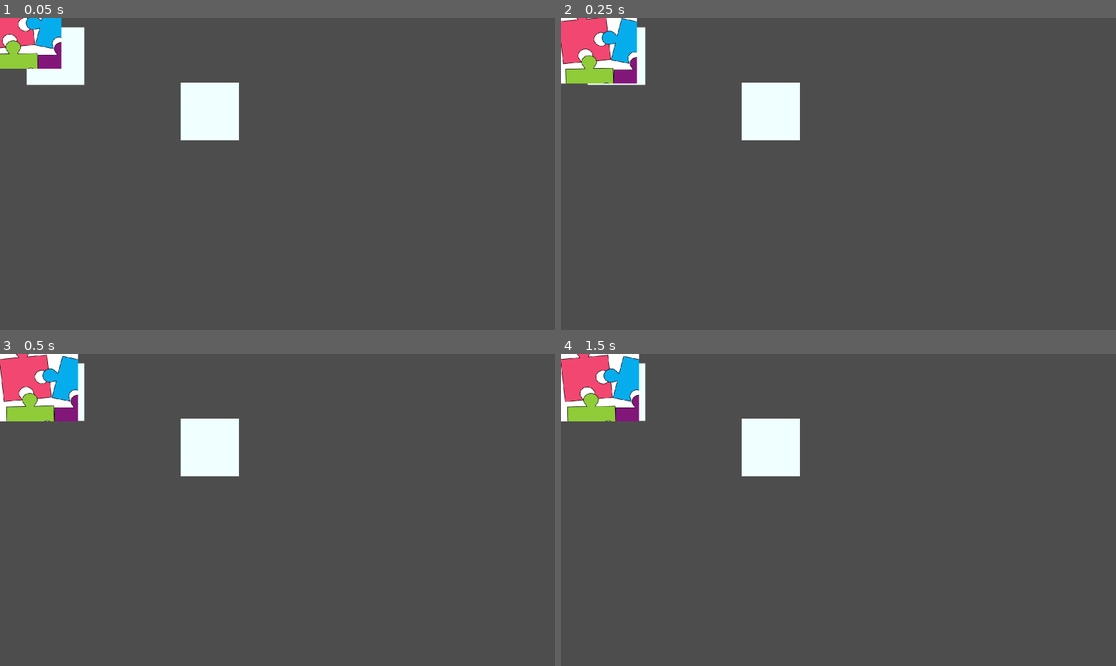
Above: before the commit, frames 1-4 (two rows, left to right).
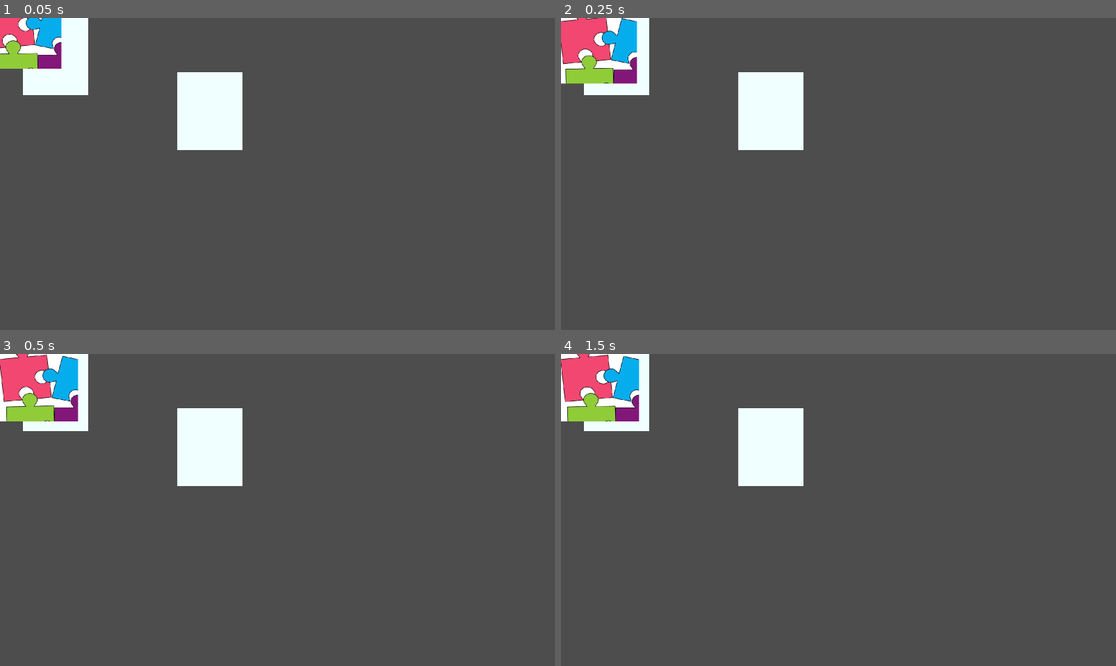
Above: after the commit, the same moments.

Repository: nadiadecar/WomensGameJam2023
Game: Godot game, scene res://Escenas/puzzle_entradas.tscn
Same seed, same stepped clock (60 frames per second), same inputs: the game is played once before the commit and once after it. The project has no main scene, so this scene is started directly.
Inputs (mouse positions are in pixels of both pictures, inside the frame that each line leads up to):
- Up to frame 1 (0.05 s): no input
- Up to frame 2 (0.25 s): no input
- Up to frame 3 (0.5 s): no input
- Up to frame 4 (1.5 s): move the mouse to (588, 382) at 0.52 s; click (588, 382) at 0.6 s; tap Enter at 1.25 s; move the mouse to (727, 525) at 1.27 s; click (727, 525) at 1.35 s

The runs differ from the first frame. In frame 1, 1.7% of the frame differs, in the area x 4-44%, y 0-43%; in frame 2, 1.6%; in frame 3, 1.6%; in frame 4, 1.6%.

Commit message:
Se avanza en la escena 3

Diff:
--- a/Escenas/celular.tscn
+++ b/Escenas/celular.tscn
@@ -1,6 +1,6 @@
 [gd_scene load_steps=2 format=3 uid="uid://khioykstqlgd"]
 
-[ext_resource type="Texture2D" uid="uid://bb72lg8xcicwo" path="res://Assets/Celular.png" id="1_mxoyn"]
+[ext_resource type="Texture2D" uid="uid://bb72lg8xcicwo" path="res://Assets/margaritas-celular/Celular.png" id="1_mxoyn"]
 
 [node name="celular" type="Node2D"]
 
--- /dev/null
+++ b/Escenas/cosas_cajas.tscn
@@ -0,0 +1,50 @@
+[gd_scene load_steps=11 format=3 uid="uid://frro8w5pvbh4"]
+
+[ext_resource type="Texture2D" uid="uid://dck32aqcscple" path="res://Assets/cajas-cosas/Fondo Escena 3.png" id="1_0s5t4"]
+[ext_resource type="Script" path="res://Scripts/cosas_cajas_escena.gd" id="1_pkemu"]
+[ext_resource type="PackedScene" uid="uid://db35o1uhxnw3h" path="res://Escenas/drop_zone_cajas.tscn" id="3_3ivpr"]
+[ext_resource type="PackedScene" uid="uid://cbobtrx8b88ug" path="res://Escenas/objetos-cajas/caja_vacia.tscn" id="4_gl4ou"]
+[ext_resource type="PackedScene" uid="uid://b2iv5fqgjqqvt" path="res://Escenas/objetos-cajas/acuarelas.tscn" id="4_grcwr"]
+[ext_resource type="PackedScene" uid="uid://cltud731uypp0" path="res://Escenas/objetos-cajas/afiche.tscn" id="5_a7buk"]
+[ext_resource type="PackedScene" uid="uid://c3krl5r62nyx7" path="res://Escenas/objetos-cajas/baquetas.tscn" id="6_5yudl"]
+[ext_resource type="PackedScene" uid="uid://cb4cpsao4gpoe" path="res://Escenas/objetos-cajas/libros.tscn" id="7_15j5q"]
+[ext_resource type="PackedScene" uid="uid://ecgfw7g0xh4j" path="res://Escenas/objetos-cajas/planta.tscn" id="8_nedrg"]
+[ext_resource type="PackedScene" uid="uid://bxospbnl0m664" path="res://Escenas/objetos-cajas/totoro.tscn" id="9_arntd"]
+
+[node name="cosas_cajas" type="Node2D"]
+scale = Vector2(1.01389, 1)
+script = ExtResource("1_pkemu")
+
+[node name="FondoEscena3" type="Sprite2D" parent="."]
+position = Vector2(948, 540)
+texture = ExtResource("1_0s5t4")
+
+[node name="ZonaCajaJade" parent="." groups=["jade"] instance=ExtResource("3_3ivpr")]
+position = Vector2(616.438, 378)
+
+[node name="ZonaCajaNoa" parent="." groups=["noa"] instance=ExtResource("3_3ivpr")]
+position = Vector2(1279.89, 378)
+
+[node name="CajaNoa" parent="." groups=["noa"] instance=ExtResource("4_gl4ou")]
+position = Vector2(1280.22, 379)
+
+[node name="CajaJade" parent="." groups=["jade"] instance=ExtResource("4_gl4ou")]
+position = Vector2(619.397, 380)
+
+[node name="acuarelas" parent="." groups=["noa", "noa_objetos"] instance=ExtResource("4_grcwr")]
+position = Vector2(1725.04, 574)
+
+[node name="afiche" parent="." groups=["noa", "noa_objetos"] instance=ExtResource("5_a7buk")]
+position = Vector2(1224.98, 856)
+
+[node name="baquetas" parent="." groups=["jade", "jade_objetos"] instance=ExtResource("6_5yudl")]
+position = Vector2(206.137, 695)
+
+[node name="libros" parent="." groups=["jade", "jade_objetos"] instance=ExtResource("7_15j5q")]
+position = Vector2(141.041, 451)
+
+[node name="planta" parent="." groups=["noa", "noa_objetos"] instance=ExtResource("8_nedrg")]
+position = Vector2(1712.22, 216)
+
+[node name="totoro" parent="." groups=["jade", "jade_objetos"] instance=ExtResource("9_arntd")]
+position = Vector2(163.726, 181)
--- a/Escenas/margarita_celular.tscn
+++ b/Escenas/margarita_celular.tscn
@@ -1,8 +1,8 @@
 [gd_scene load_steps=5 format=3 uid="uid://bg3m8he3bo8pw"]
 
-[ext_resource type="Texture2D" uid="uid://cpcyltfuixrtu" path="res://Assets/Fondo Escena 2.png" id="1_s4etf"]
+[ext_resource type="Texture2D" uid="uid://cpcyltfuixrtu" path="res://Assets/margaritas-celular/Fondo Escena 2.png" id="1_s4etf"]
 [ext_resource type="PackedScene" uid="uid://khioykstqlgd" path="res://Escenas/celular.tscn" id="2_eodpg"]
-[ext_resource type="Texture2D" uid="uid://dx7n08ks5k3ov" path="res://Assets/Margarita sin petalos.png" id="3_1c5ra"]
+[ext_resource type="Texture2D" uid="uid://dx7n08ks5k3ov" path="res://Assets/margaritas-celular/Margarita sin petalos.png" id="3_1c5ra"]
 [ext_resource type="PackedScene" uid="uid://dicdh73k045ud" path="res://Escenas/petalo.tscn" id="4_6eb1b"]
 
 [node name="margarita_celular" type="Node2D"]
--- /dev/null
+++ b/Escenas/objetos-cajas/acuarelas.tscn
@@ -0,0 +1,23 @@
+[gd_scene load_steps=4 format=3 uid="uid://b2iv5fqgjqqvt"]
+
+[ext_resource type="Texture2D" uid="uid://pkb8l3nm2qvi" path="res://Assets/cajas-cosas/Acuarelas.png" id="1_kqdnu"]
+[ext_resource type="Script" path="res://Scripts/objetos-cajas.gd" id="1_ll8a7"]
+
+[sub_resource type="RectangleShape2D" id="RectangleShape2D_6cfwm"]
+size = Vector2(207.779, 147.732)
+
+[node name="acuarelas" type="Node2D"]
+script = ExtResource("1_ll8a7")
+
+[node name="Acuarelas" type="Sprite2D" parent="."]
+position = Vector2(-1, 0)
+texture = ExtResource("1_kqdnu")
+
+[node name="Area2D" type="Area2D" parent="."]
+
+[node name="CollisionShape2D" type="CollisionShape2D" parent="Area2D"]
+position = Vector2(-17.0021, 1.50443)
+rotation = -0.349066
+shape = SubResource("RectangleShape2D_6cfwm")
+
+[connection signal="input_event" from="Area2D" to="." method="_on_area_2d_input_event"]
--- /dev/null
+++ b/Escenas/objetos-cajas/afiche.tscn
@@ -0,0 +1,21 @@
+[gd_scene load_steps=4 format=3 uid="uid://cltud731uypp0"]
+
+[ext_resource type="Script" path="res://Scripts/objetos-cajas.gd" id="1_upjk5"]
+[ext_resource type="Texture2D" uid="uid://dklx052qrdywv" path="res://Assets/cajas-cosas/Afiche peli.png" id="2_yp0th"]
+
+[sub_resource type="RectangleShape2D" id="RectangleShape2D_0f7tx"]
+size = Vector2(178, 247)
+
+[node name="afiche" type="Node2D"]
+script = ExtResource("1_upjk5")
+
+[node name="AfichePeli" type="Sprite2D" parent="."]
+texture = ExtResource("2_yp0th")
+
+[node name="Area2D" type="Area2D" parent="."]
+
+[node name="CollisionShape2D" type="CollisionShape2D" parent="Area2D"]
+position = Vector2(0, -1.5)
+shape = SubResource("RectangleShape2D_0f7tx")
+
+[connection signal="input_event" from="Area2D" to="." method="_on_area_2d_input_event"]
--- /dev/null
+++ b/Escenas/objetos-cajas/baquetas.tscn
@@ -0,0 +1,22 @@
+[gd_scene load_steps=4 format=3 uid="uid://c3krl5r62nyx7"]
+
+[ext_resource type="Texture2D" uid="uid://biaw6640mbci1" path="res://Assets/cajas-cosas/Baquetas bateria.png" id="1_1rll1"]
+[ext_resource type="Script" path="res://Scripts/objetos-cajas.gd" id="1_45sd8"]
+
+[sub_resource type="RectangleShape2D" id="RectangleShape2D_hwk4j"]
+size = Vector2(33.2283, 340.125)
+
+[node name="baquetas" type="Node2D"]
+script = ExtResource("1_45sd8")
+
+[node name="BaquetasBateria" type="Sprite2D" parent="."]
+position = Vector2(-1, 0)
+texture = ExtResource("1_1rll1")
+
+[node name="Area2D" type="Area2D" parent="."]
+
+[node name="CollisionShape2D" type="CollisionShape2D" parent="Area2D"]
+rotation = 0.785398
+shape = SubResource("RectangleShape2D_hwk4j")
+
+[connection signal="input_event" from="Area2D" to="." method="_on_area_2d_input_event"]
--- /dev/null
+++ b/Escenas/objetos-cajas/caja_vacia.tscn
@@ -0,0 +1,11 @@
+[gd_scene load_steps=3 format=3 uid="uid://cbobtrx8b88ug"]
+
+[ext_resource type="Script" path="res://Scripts/caja_vacia.gd" id="1_2vyfg"]
+[ext_resource type="Texture2D" uid="uid://xwsu30bqii3k" path="res://Assets/cajas-cosas/Caja.png" id="1_j1v8i"]
+
+[node name="caja_vacia" type="Node2D"]
+script = ExtResource("1_2vyfg")
+
+[node name="Caja" type="Sprite2D" parent="."]
+scale = Vector2(1.2, 1.2)
+texture = ExtResource("1_j1v8i")
--- /dev/null
+++ b/Escenas/objetos-cajas/libros.tscn
@@ -0,0 +1,21 @@
+[gd_scene load_steps=4 format=3 uid="uid://cb4cpsao4gpoe"]
+
+[ext_resource type="Texture2D" uid="uid://ood0hias3i2k" path="res://Assets/cajas-cosas/Libros.png" id="1_qaqxv"]
+[ext_resource type="Script" path="res://Scripts/objetos-cajas.gd" id="1_ubhos"]
+
+[sub_resource type="RectangleShape2D" id="RectangleShape2D_oy1b7"]
+size = Vector2(166, 95)
+
+[node name="libros" type="Node2D"]
+script = ExtResource("1_ubhos")
+
+[node name="Libros" type="Sprite2D" parent="."]
+position = Vector2(-2, -3)
+texture = ExtResource("1_qaqxv")
+
+[node name="Area2D" type="Area2D" parent="."]
+
+[node name="CollisionShape2D" type="CollisionShape2D" parent="Area2D"]
+shape = SubResource("RectangleShape2D_oy1b7")
+
+[connection signal="input_event" from="Area2D" to="." method="_on_area_2d_input_event"]
--- /dev/null
+++ b/Escenas/objetos-cajas/planta.tscn
@@ -0,0 +1,22 @@
+[gd_scene load_steps=4 format=3 uid="uid://ecgfw7g0xh4j"]
+
+[ext_resource type="Script" path="res://Scripts/objetos-cajas.gd" id="1_8k84r"]
+[ext_resource type="Texture2D" uid="uid://bydr6ryyj1nlg" path="res://Assets/cajas-cosas/Planta.png" id="2_jaj3s"]
+
+[sub_resource type="CapsuleShape2D" id="CapsuleShape2D_6bpm6"]
+radius = 56.0
+height = 178.0
+
+[node name="planta" type="Node2D"]
+script = ExtResource("1_8k84r")
+
+[node name="Planta" type="Sprite2D" parent="."]
+position = Vector2(24, -24)
+texture = ExtResource("2_jaj3s")
+
+[node name="Area2D" type="Area2D" parent="."]
+
+[node name="CollisionShape2D" type="CollisionShape2D" parent="Area2D"]
+shape = SubResource("CapsuleShape2D_6bpm6")
+
+[connection signal="input_event" from="Area2D" to="." method="_on_area_2d_input_event"]
--- /dev/null
+++ b/Escenas/objetos-cajas/totoro.tscn
@@ -0,0 +1,22 @@
+[gd_scene load_steps=4 format=3 uid="uid://bxospbnl0m664"]
+
+[ext_resource type="Script" path="res://Scripts/objetos-cajas.gd" id="1_223pj"]
+[ext_resource type="Texture2D" uid="uid://d0l88afs7p8br" path="res://Assets/cajas-cosas/Peluche Tortoro.png" id="2_b60gh"]
+
+[sub_resource type="CapsuleShape2D" id="CapsuleShape2D_q6gbd"]
+radius = 106.0
+height = 212.0
+
+[node name="totoro" type="Node2D"]
+script = ExtResource("1_223pj")
+
+[node name="PelucheTortoro" type="Sprite2D" parent="."]
+position = Vector2(-7, -30)
+texture = ExtResource("2_b60gh")
+
+[node name="Area2D" type="Area2D" parent="."]
+
+[node name="CollisionShape2D" type="CollisionShape2D" parent="Area2D"]
+shape = SubResource("CapsuleShape2D_q6gbd")
+
+[connection signal="input_event" from="Area2D" to="." method="_on_area_2d_input_event"]
--- a/Escenas/petalo.tscn
+++ b/Escenas/petalo.tscn
@@ -1,6 +1,6 @@
 [gd_scene load_steps=4 format=3 uid="uid://dicdh73k045ud"]
 
-[ext_resource type="Texture2D" uid="uid://dwf2rhalbgbfw" path="res://Assets/Petalo solo.png" id="1_4dpdy"]
+[ext_resource type="Texture2D" uid="uid://dwf2rhalbgbfw" path="res://Assets/margaritas-celular/Petalo solo.png" id="1_4dpdy"]
 [ext_resource type="Script" path="res://Scripts/petalo.gd" id="1_tajrh"]
 
 [sub_resource type="CapsuleShape2D" id="CapsuleShape2D_lmndo"]
--- a/Escenas/puzzle_entradas.tscn
+++ b/Escenas/puzzle_entradas.tscn
@@ -1,6 +1,6 @@
 [gd_scene load_steps=3 format=3 uid="uid://edvuqkvaoxsm"]
 
-[ext_resource type="PackedScene" uid="uid://db35o1uhxnw3h" path="res://Escenas/drop_zone.tscn" id="1_ke2bf"]
+[ext_resource type="PackedScene" uid="uid://db35o1uhxnw3h" path="res://Escenas/drop_zone_cajas.tscn" id="1_ke2bf"]
 [ext_resource type="PackedScene" uid="uid://prrvd66h4ske" path="res://Escenas/entradas.tscn" id="2_ry5wa"]
 
 [node name="Node2D" type="Node2D"]
--- /dev/null
+++ b/Scripts/caja_vacia.gd
@@ -0,0 +1,7 @@
+extends Node2D
+
+func no_seleccionable():
+	modulate = Color.WEB_GRAY
+
+func seleccionable():
+	modulate = Color.WHITE
--- /dev/null
+++ b/Scripts/cosas_cajas_escena.gd
@@ -0,0 +1,34 @@
+extends Node2D
+
+@onready var jade = get_tree().get_nodes_in_group("jade")
+@onready var noa = get_tree().get_nodes_in_group("noa")
+@onready var jade_objetos = get_tree().get_nodes_in_group("jade_objetos")
+@onready var noa_objetos = get_tree().get_nodes_in_group("noa_objetos")
+
+var turno = 'jade'
+
+func _ready():
+	for child in jade_objetos:
+		child.en_caja.connect(objeto_en_caja)
+	for child in noa_objetos:
+		child.en_caja.connect(objeto_en_caja)
+
+func _physics_process(delta):
+	if turno == 'jade':
+		for child in jade:
+			if not child.is_in_group('zonas'):
+				child.seleccionable()
+		for child in noa:
+			if not child.is_in_group('zonas'):
+				child.no_seleccionable()
+	if turno == 'noa':
+		for child in jade:
+			if not child.is_in_group('zonas'):
+				child.no_seleccionable()
+		for child in noa:
+			if not child.is_in_group('zonas'):
+				child.seleccionable()
+
+func objeto_en_caja(objeto):
+	print("se ve la señal")
+	objeto.visible = false
--- a/Scripts/drope_zone.gd
+++ b/Scripts/drope_zone.gd
@@ -2,7 +2,7 @@
 
 func _draw():
 	var puntos = PackedVector2Array()
-	puntos = [Vector2(100,100), Vector2(-100,100), Vector2(-100,-100), Vector2(100,-100)]
+	puntos = [Vector2(113,135), Vector2(-113,135), Vector2(-113,-135), Vector2(113,-135)]
 	var color = PackedColorArray()
 	color = [Color.AZURE]
 	draw_polygon(puntos, color )
--- /dev/null
+++ b/Scripts/objetos-cajas.gd
@@ -0,0 +1,45 @@
+extends Node2D
+
+var seleccionado = false
+var espacios
+var objeto_en_caja = false
+
+@onready var punto_soltado = global_position
+
+signal en_caja
+
+func _ready():
+	espacios = get_tree().get_nodes_in_group("zonas")
+
+func _on_area_2d_input_event(viewport, event, shape_idx):
+	if Input.is_action_just_pressed("click"):
+		seleccionado = true
+
+func _physics_process(delta):
+	if seleccionado:
+		global_position = lerp(global_position, get_global_mouse_position(), 25*delta )
+	else:
+		global_position = lerp(global_position, punto_soltado, 10*delta)
+
+	if abs(global_position - punto_soltado) < Vector2(1,1) and objeto_en_caja:
+		print("alo?")
+		emit_signal("en_caja", self)
+
+func _input(event):
+	if event is InputEventMouseButton:
+		if event.button_index == MOUSE_BUTTON_LEFT and not event.pressed:
+			seleccionado = false
+			var minima_distancia = 100
+			for child in espacios:
+				if (child.is_in_group('jade') and self.is_in_group('jade')) or (child.is_in_group('noa') and self.is_in_group('noa')) :
+					var distancia = global_position.distance_to(child.global_position)
+					if distancia < minima_distancia:
+						punto_soltado = child.global_position
+						objeto_en_caja = true
+
+
+func no_seleccionable():
+	modulate = Color.WEB_GRAY
+
+func seleccionable():
+	modulate = Color.WHITE
Binary file added: Assets/SukuriburuBySoultyRagevin-Regular.otf
Not shown, added: Assets/SukuriburuBySoultyRagevin-Regular.otf.import
Binary file added: Assets/cajas-cosas/Acuarelas.png
Not shown, added: Assets/cajas-cosas/Acuarelas.png.import
Binary file added: Assets/cajas-cosas/Afiche peli.png
Not shown, changed: Assets/cajas-cosas/Afiche peli.png.import
Binary file added: Assets/cajas-cosas/Baquetas bateria.png
Not shown, added: Assets/cajas-cosas/Baquetas bateria.png.import
Binary file added: Assets/cajas-cosas/Caja.png
Not shown, changed: Assets/cajas-cosas/Caja.png.import
Binary file added: Assets/cajas-cosas/Cajas vacias.png
Not shown, added: Assets/cajas-cosas/Cajas vacias.png.import
(and 17 more such lines)
